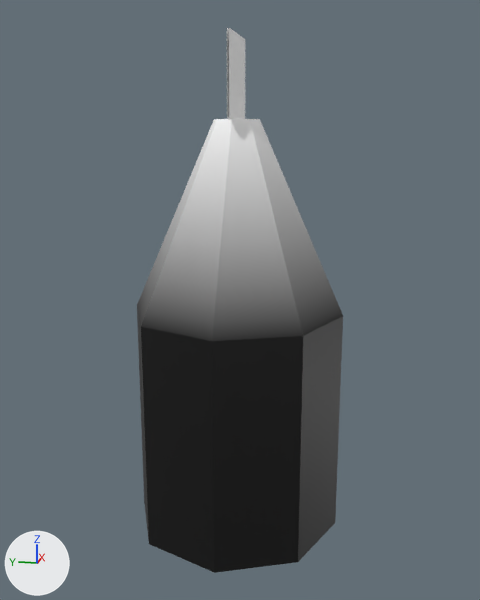
Renders of the glTF model assets/lantern.glb from each side of a commit.
Before and after are seen from a 50 mm camera at (-0.601, -0.123, 0.374) aimed at (-0.001, -0.003, 0.224). Every picture has the same lights, and +X, +Y and +Z are marked at lower left. Vertices at the same position are counted once.
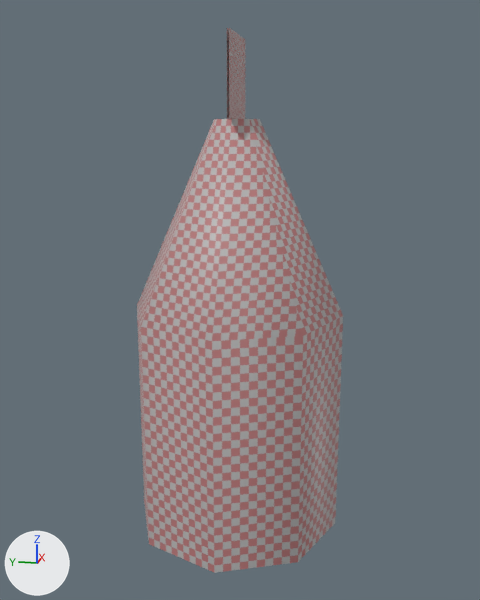
Changed parts and their boxes (x1, y1, x2, y2) in the pictures (480 x 600 px):
part 1 of me_cylinder_001, recoloured: (137, 119, 343, 573) in both

Edits to the bpy script that builds the scene:
```text
Add img_pixelgrid:
    img_pixelgrid = load_image('pixelgrid', '_unpacked/pixelgrid', 64, 64, 'sRGB')
Add mat_material_001:
    mat_material_001 = bpy.data.materials.new('Material.001')
    # uses the picture img_pixelgrid
Change me_cylinder_001:
    where me_cylinder_001.from_pydata(...)  # 33 vertices, 50 faces; spans x -0.1..0.1, y -0.1..0.1, z 0.0..0.461
    used by ob_cylinder_001; location = (0.0, 0.0, 0.0)
    remove me_cylinder_001.materials.append(mat_defaultmaterial)
    me_cylinder_001 part 1: 38 faces centred in x -0.09..0.09, y -0.09..0.09, z 0.0..0.331 are repainted in the vertex colours; the middle colour goes from black #000000 to white #ffffff
    add me_cylinder_001.materials.append(mat_material_001)
```
